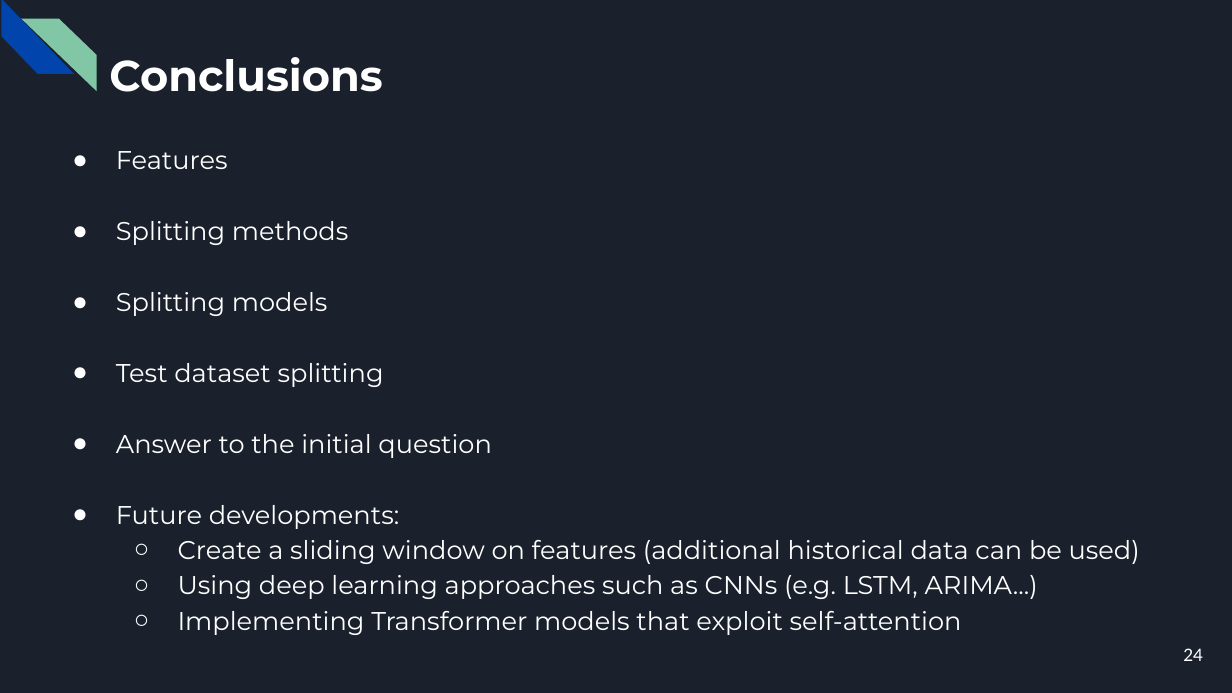
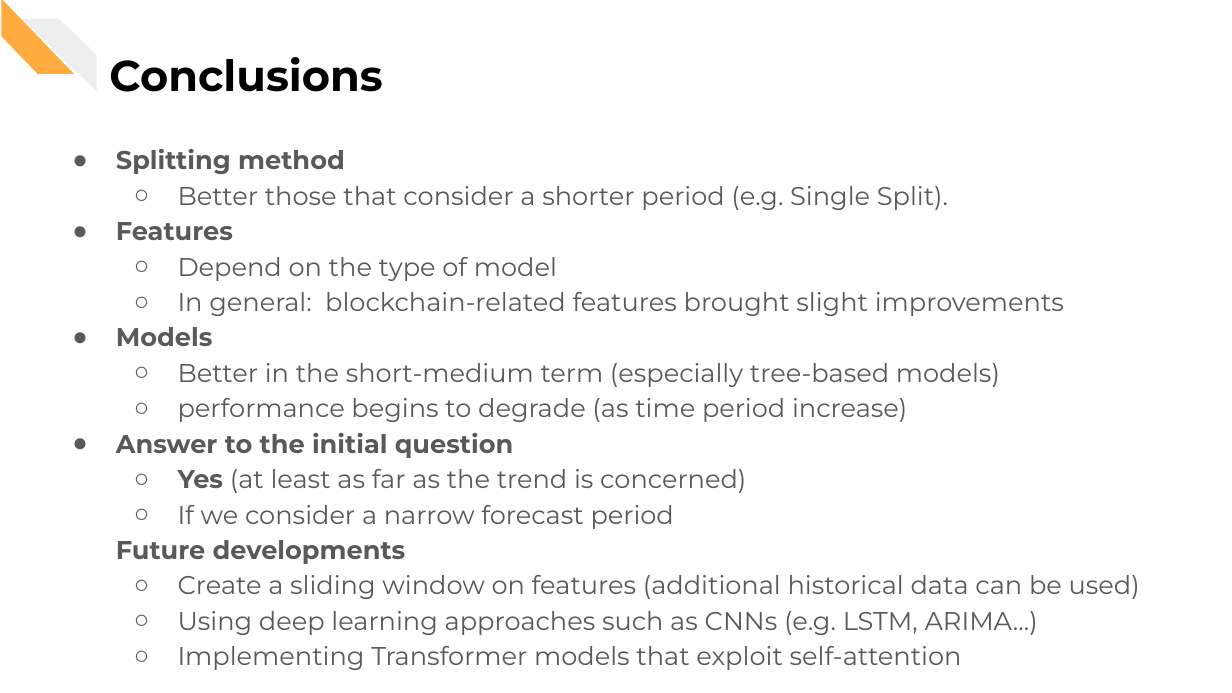
Before and after one commit to CorsiDanilo/bitcoin-price-prediction-with-pyspark, a slide deck: slide 29 of presentation/presentation.pptx (slide 24 before the commit). Drawn at 1232x693 pixels with LibreOffice and Linux fonts; fonts in the diff are those of the drawing. Boxes give left, top, right and bottom in pixels: in the first picture for what was removed or moved away, otherwise in the second. Text is boxed around its words. In the diff, an @@ line names an element or a change of style, - is before the commit and + after.

```diff
--- a/presentation/presentation.pptx
+++ b/presentation/presentation.pptx
@@ background #1B212C to #FFFFFF @@
@@ diag stripe at (0, 0, 75, 73): fill #0145AC to #FFAB40 @@
@@ diag stripe at (21, 18, 96, 91): fill #82C7A5 to #EEEEEE @@
@@ title "Conclusions" at (109, 57, 383, 92): text colour #FFFFFF to #000000 @@
@@ text at (116, 149, 948, 210): paragraphs added @@
+● Splitting method
+  ○ Better those that consider a shorter period (e.g. Single Split).
@@ text at (116, 222, 1140, 670): text colour #FFFFFF to #595959 in "Features", "Answer to the initial question", "Create a sliding window on features (additional ...", "Using deep learning approaches such as CNNs ..." and 1 more places; bold on in "Features", "Answer to the initial question"; bullet colour #FFFFFF to #595959 @@
@@ text at (116, 257, 1064, 422): text changed; text colour #FFFFFF to #595959 @@
-● Splitting methods
-● Splitting models
-● Test dataset splitting
+  ○ Depend on the type of model
+  ○ In general: blockchain-related features brought slight improvements
+● Models
+  ○ Better in the short-medium term (especially tree-based models)
+  ○ performance begins to degrade (as time period increase)
@@ text at (116, 469, 746, 564): text changed; text colour #FFFFFF to #595959 @@
-● Future developments:
+  ○ Yes (at least as far as the trend is concerned)
+  ○ If we consider a narrow forecast period
+Future developments
@@ page number removed at (1183, 648, 1203, 661) @@
-24
```
Also in this commit, not shown: 24 other slides changed, 5 slides added.
